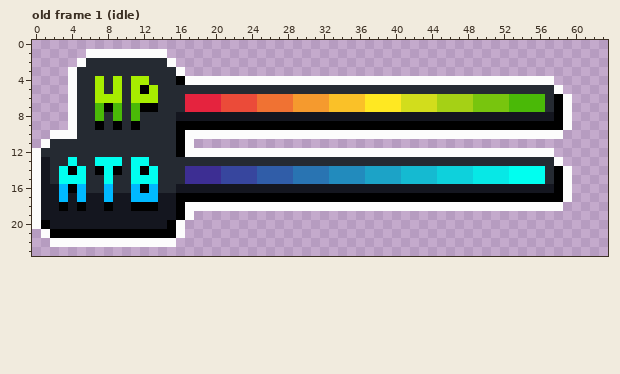
Two states of a pixel-art file, packages/client/src/assets/ui{m}/entity-stat-bars.aseprite. The picture above was drawn from the file before the commit.
64x24 pixels, 1 frame. Shown: old frame 1 (idle). The commit also changed other frames, which this record leaves out.
Once edited:
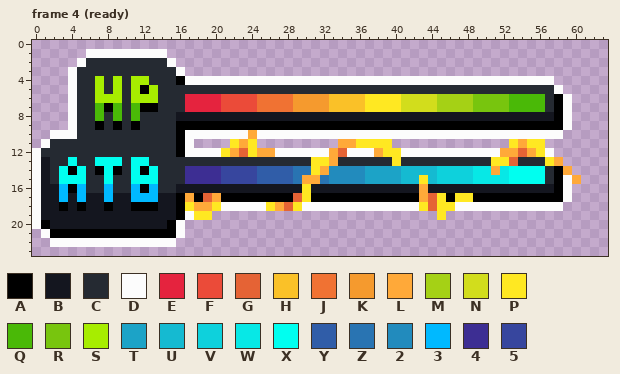
Palette (. is transparent): A #000000  B #14161f  C #252a32  D #fcfcfc  E #e5233e  F #eb4b39  G #e56335  H #fac128  J #f07233  K #f59a2e  L #ffa939  M #a5d115  N #d2dd1c  P #ffe822  Q #4ab907  R #78c50e  S #a7ed00  T #1ca3c7  U #15bad1  V #0ed1dc  W #07e8e6  X #00fff0  Y #305da8  Z #2974b2  2 #228bbd  3 #00b9ff  4 #3d2e93  5 #37469e
A new or re-ordered frame is compared with the old frame closest to it.
Log entry: fix entity stats masking
The exact change:
frames 1 -> 6
layer "Layer 2" added
--- frame 4 (ready) is new; against old frame 1 (idle), layer "Layer 2"
@@ x 0..63 @@
  9 ....DCCACACACCCCAAAAAAAAAAAAAAAAAAAAAAAAAAAAAAAAAAAAAAAAAAAD....
-10 ..DDDCCCCCCCCCCCADDDDDDDDDDDDDDDDDDDDDDDDDDDDDDDDDDDDDDDDDD.....
-11 .DCCCCCCCCCCCCCCAD..............................................
-12 DCCCCCCCCCCCCCCCADDDDDDDDDDDDDDDDDDDDDDDDDDDDDDDDDDDDDDDDD......
-13 DBCCXCCXXXCXXCCCCCCCCCCCCCCCCCCCCCCCCCCCCCCCCCCCCCCCCCCCCCD.....
-14 DBCXAXCAXACXAXCCC44445555YYYYZZZZ2222TTTTUUUUVVVVWWWWXXXXCAD....
-15 DBCXXXCCXCCXXXCCC44445555YYYYZZZZ2222TTTTUUUUVVVVWWWWXXXXCAD....
-16 DBB3A3CC3CC3A3CCBBBBBBBBBBBBBBBBBBBBBBBBBBBBBBBBBBBBBBBBBBAD....
-17 DBB3B3BB3BB333BBAAAAAAAAAAAAAAAAAAAAAAAAAAAAAAAAAAAAAAAAAAAD....
-18 DBBABABBABBAAABBADDDDDDDDDDDDDDDDDDDDDDDDDDDDDDDDDDDDDDDDDD.....
-19 DBBBBBBBBBBBBBBBAD..............................................
+10 ..DDDCCCCCCCCCCCADDDDDDDLDDDDDDDDDDDDDDDDDDDDDDDDDDDDDDDDDD.....
+11 .DCCCCCCCCCCCCCCAD....PLP.........LLPPPP.............PLPP.......
+12 DCCCCCCCCCCCCCCCADDDDPLGPLLDDDDDDLGDDDLPPDDDDDDDDDDDLLGLPD......
+13 DBCCXCCXXXCXXCCCCCCCCCCCCCCCCCCPPLCCCCCCPCCCCCCCCCCPPGCCCPL.....
+14 DBCXAXCAXACXAXCCC44445555YYYYZZPL2222TTTTUUUUVVVVWWLWXXXXCAL....
+15 DBCXXXCCXCCXXXCCC44445555YYYYZLLZ2222TTTTUUPUVVVVWWWWXXXXCADL...
+16 DBB3A3CC3CC3A3CCBBBBBBBBBBBBBBPBBBBBBBBBBBBLBBBBBBBBBBBBBBAD....
+17 DBB3B3BB3BB333BBALAGLAAAAAAAAGPAAAAAAAAAAAALGPAPPAAAAAAAAAAD....
+18 DBBABABBABBAAABBAPLLPDDDDDPLGPDDDDDDDDDDDDDPGPPDDDDDDDDDDDD.....
+19 DBBBBBBBBBBBBBBBADPP.........................P..................
 20 DABBBBBBBBBBBBBAD...............................................
